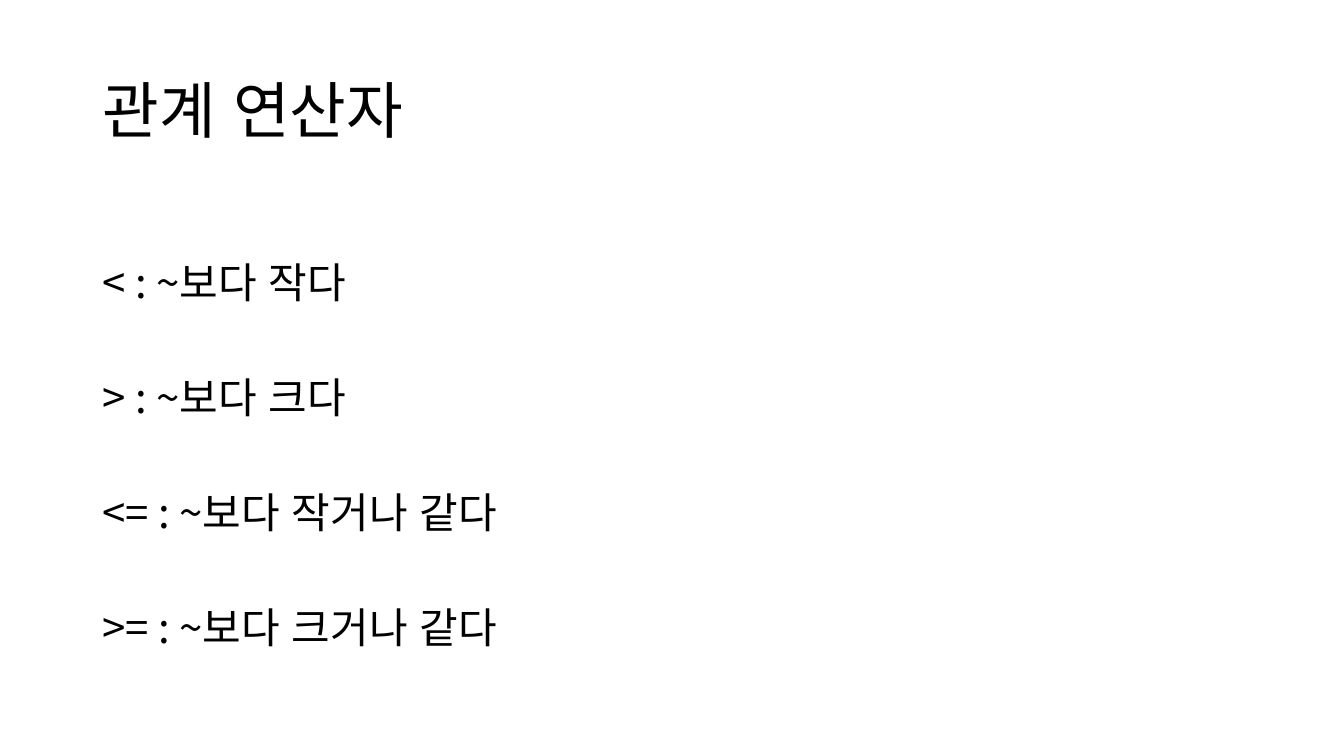
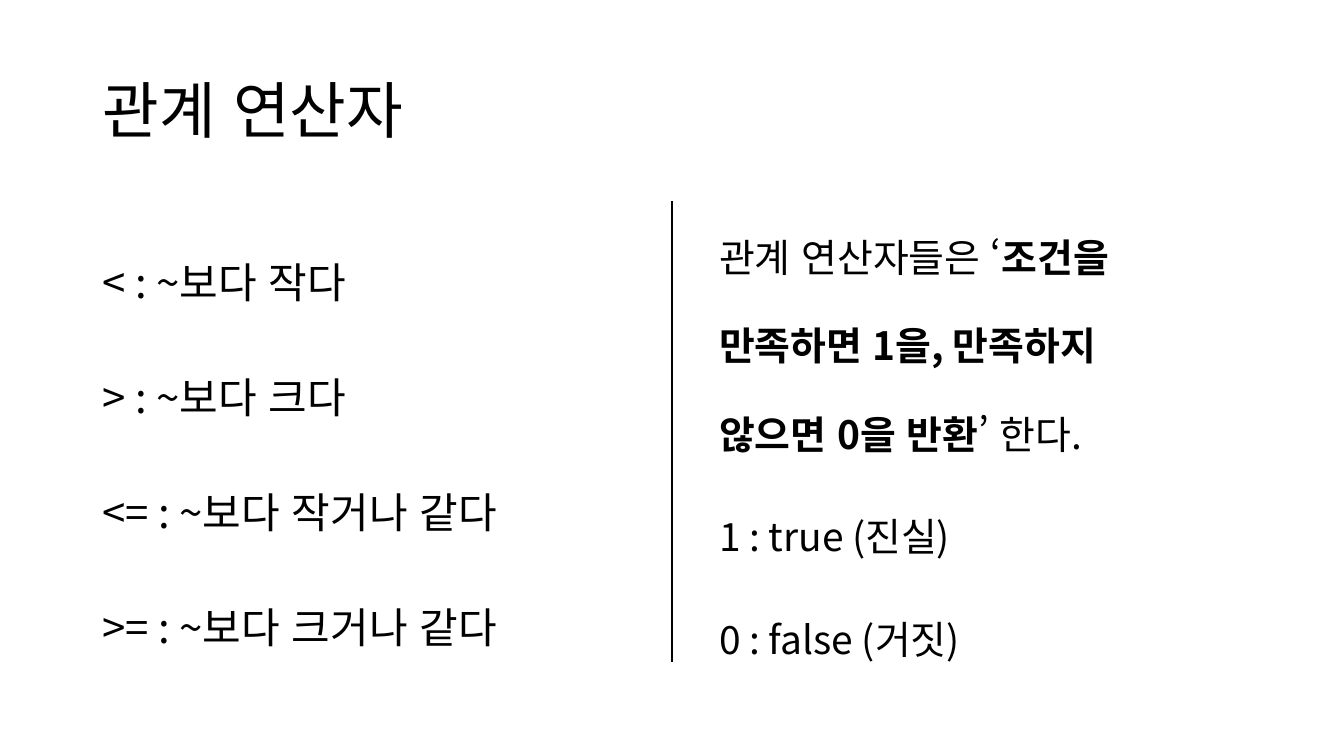
Before and after one commit to chohanjoo/C_Study, a slide deck: slide 4 of c언어 교제 2.pptx (slide 19 before the commit). Drawn at 1344x756 pixels with LibreOffice and Linux fonts; fonts in the diff are those of the drawing. Boxes give left, top, right and bottom in pixels: in the first picture for what was removed or moved away, otherwise in the second. Text is boxed around its words. In the diff, an @@ line names an element or a change of style, - is before the commit and + after.

```diff
--- a/c언어 교제 2.pptx
+++ b/c언어 교제 2.pptx
@@ line added from (673, 202) to (673, 662), #000000 1.5 pt @@
@@ text added at [719, 238, 1109, 662], 27.8 pt, text #000000 @@
+관계 연산자들은 ‘조건을 만족하면 1을, 만족하지 않으면 0을 반환’ 한다.
+1 : true (진실)
+0 : false (거짓)
```
Also in this commit, not shown: 6 other slides changed, 5 slides added, 16 slides removed, 6 other files.
